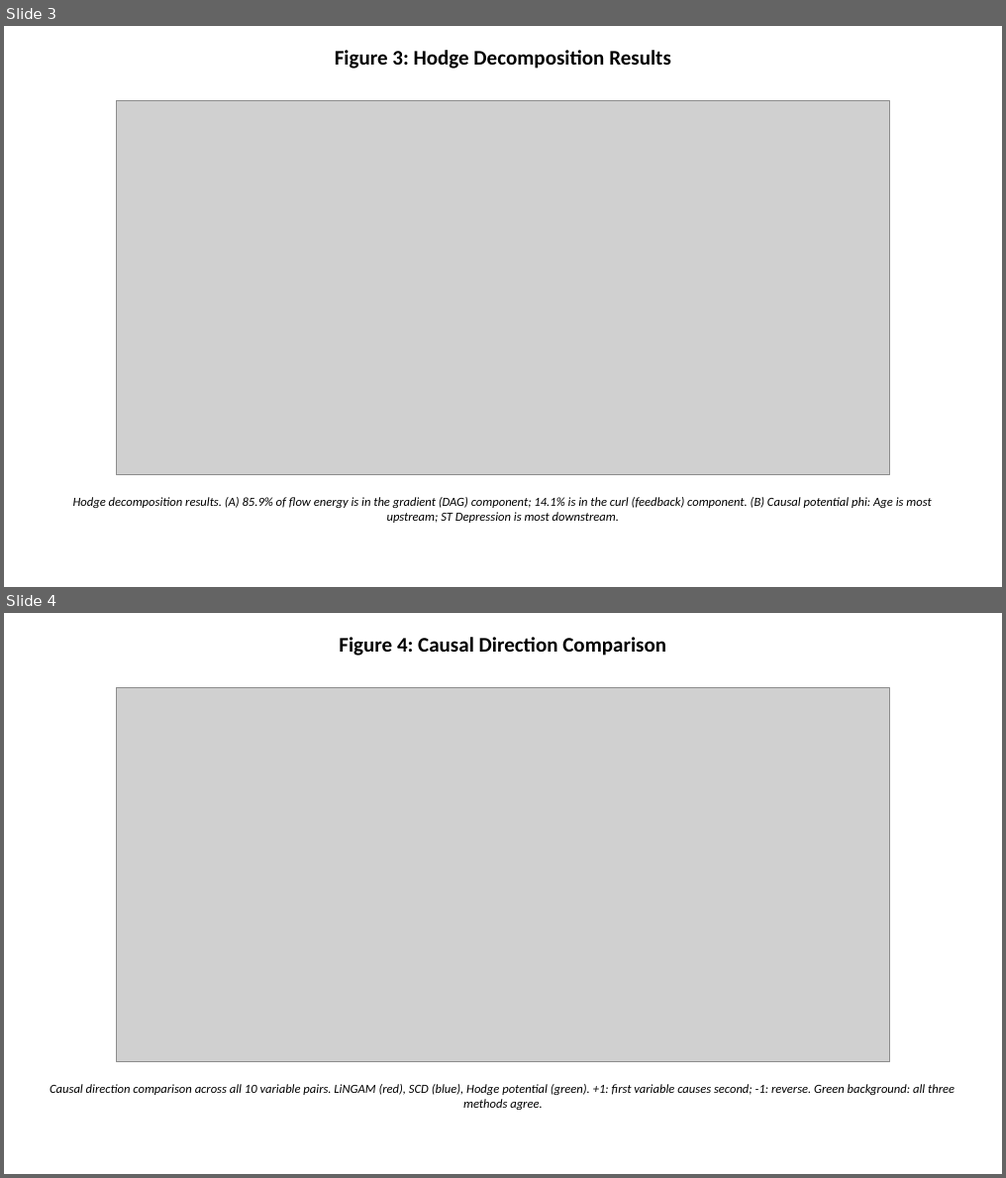
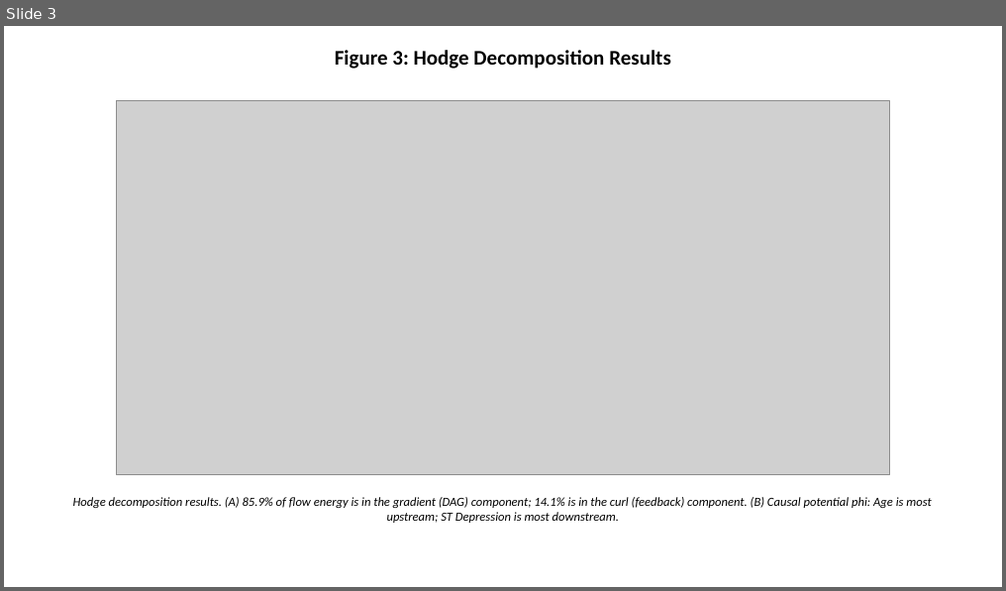
Before and after one commit to bougtoir/kotha-rct-decomposition, a slide deck: spectral-causality-jmlr/spectral_causality_figures.pptx. Shown one above the other, each under a label of ours: slides 3 and 4 before the commit, slide 3 after it. The pictures are 1006x1178 and 1006x591 pixels, drawn with LibreOffice and Linux fonts; fonts in the diff are those of the drawing; grey boxes stand for pictures. Boxes give left, top, right and bottom in pixels: in the first picture for what was removed or moved away, otherwise in the second. Text is boxed around its words. In the diff, an @@ line names an element or a change of style, - is before the commit and + after.

```diff
--- a/spectral-causality-jmlr/spectral_causality_figures.pptx
+++ b/spectral-causality-jmlr/spectral_causality_figures.pptx
@@ slide 4 removed at (4, 613, 1002, 1174), background #FFFFFF @@
@@ text removed at (339, 637, 666, 656) @@
-Figure 4: Causal Direction Comparison
@@ picture removed at (116, 688, 890, 1062) @@
@@ text removed at (50, 1084, 954, 1110) @@
-Causal direction comparison across all 10 variable pairs. LiNGAM (red), SCD (blue), Hodge potential (green). +1: first variable causes second; -1: reverse. Green background: all three methods agree.
```
Also in this commit, not shown: 2 slides changed, 4 other slides removed, 21 other files.
